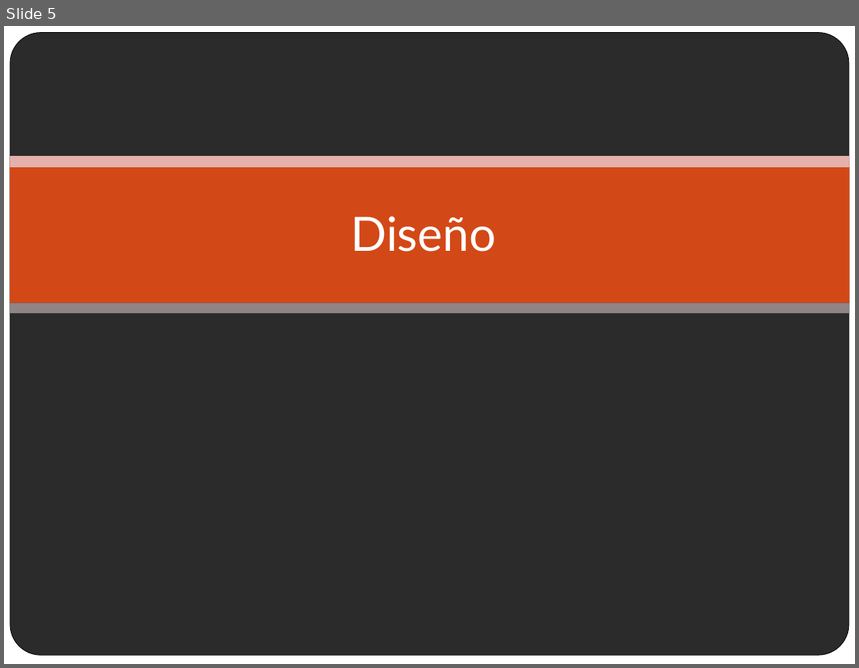
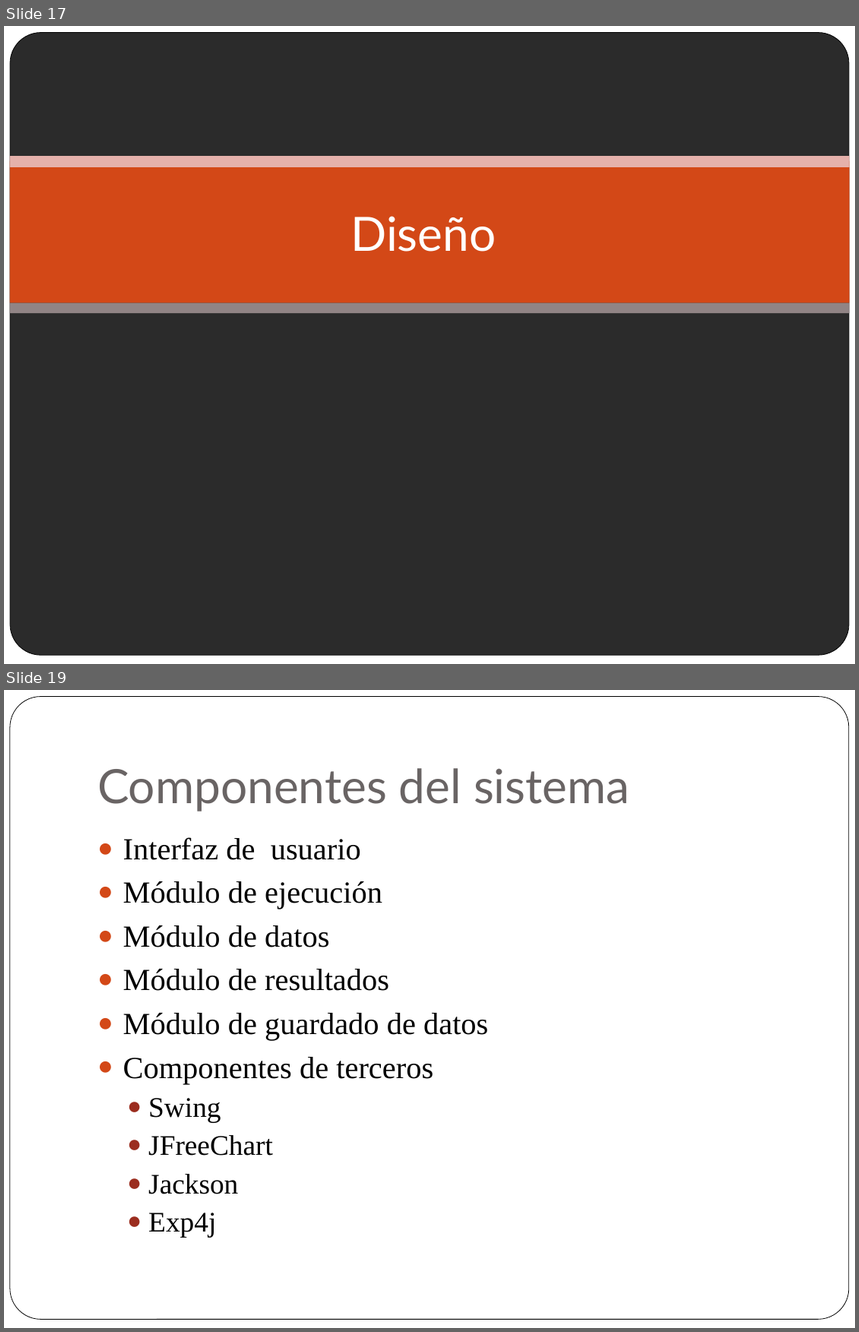
Before and after one commit to paredero/optimizadorga, a slide deck: docs/presentacion.pptx. Shown one above the other, each under a label of ours: slide 5 before the commit, slides 17 and 19 after it; the slides between them are not shown. The pictures are 859x668 and 859x1332 pixels, drawn with LibreOffice and Linux fonts; fonts in the diff are those of the drawing; background and template pictures are left out; a plain dark background stands for a picture behind light text. Boxes give left, top, right and bottom in pixels: in the first picture for what was removed or moved away, otherwise in the second. Text is boxed around its words. In the diff, an @@ line names an element or a change of style, - is before the commit and + after.

```diff
--- a/docs/presentacion.pptx
+++ b/docs/presentacion.pptx
@@ slide 19 added at [4,690,855,1328], background #FFFFFF; not listed: 1 template element that a slide beside it also shows @@
@@ title added at [97,768,630,812], 40 pt, text #696464 @@
+Componentes del sistema
@@ text added at [123,837,488,1238], 26 pt, text #000000 @@
+● Interfaz de usuario
+● Módulo de ejecución
+● Módulo de datos
+● Módulo de resultados
+● Módulo de guardado de datos
+● Componentes de terceros
+  ● Swing
+  ● JFreeChart
+  ● Jackson
+  ● Exp4j
@@ what was slide 5 is now slide 17 @@
```
Also in this commit, not shown: 24 other slides added, 1 slide removed, 1 other file.
